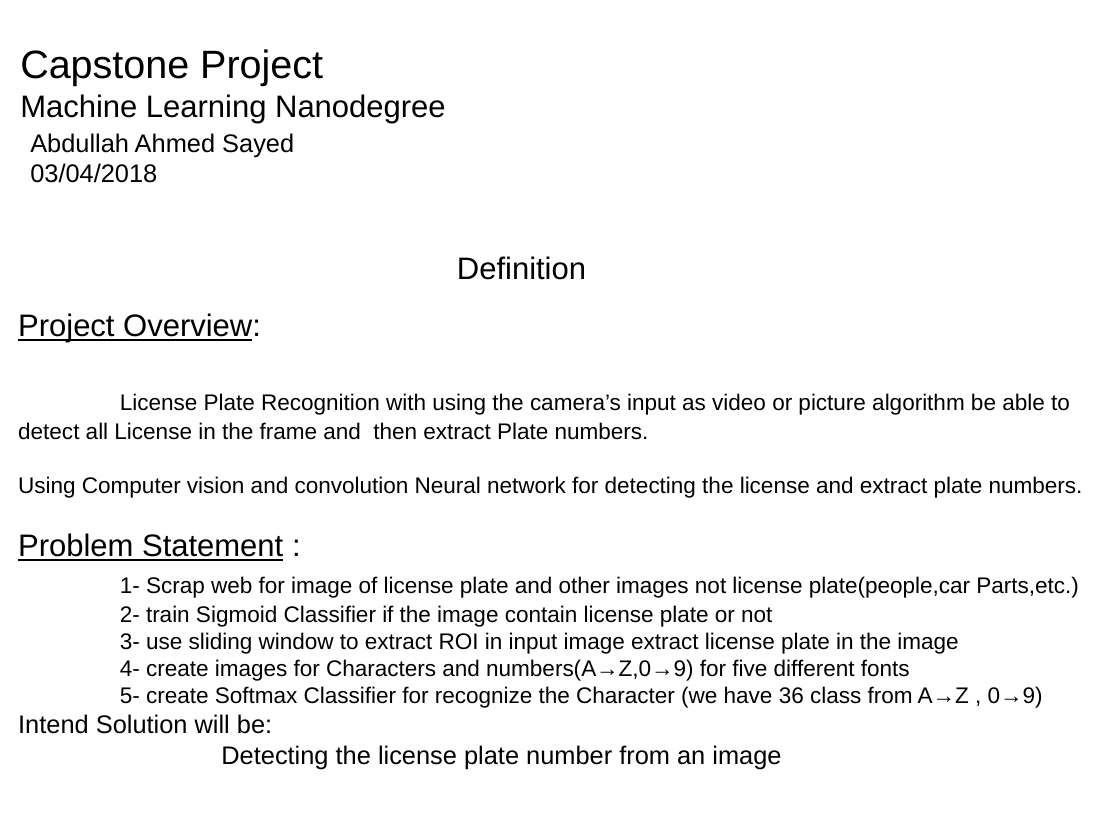
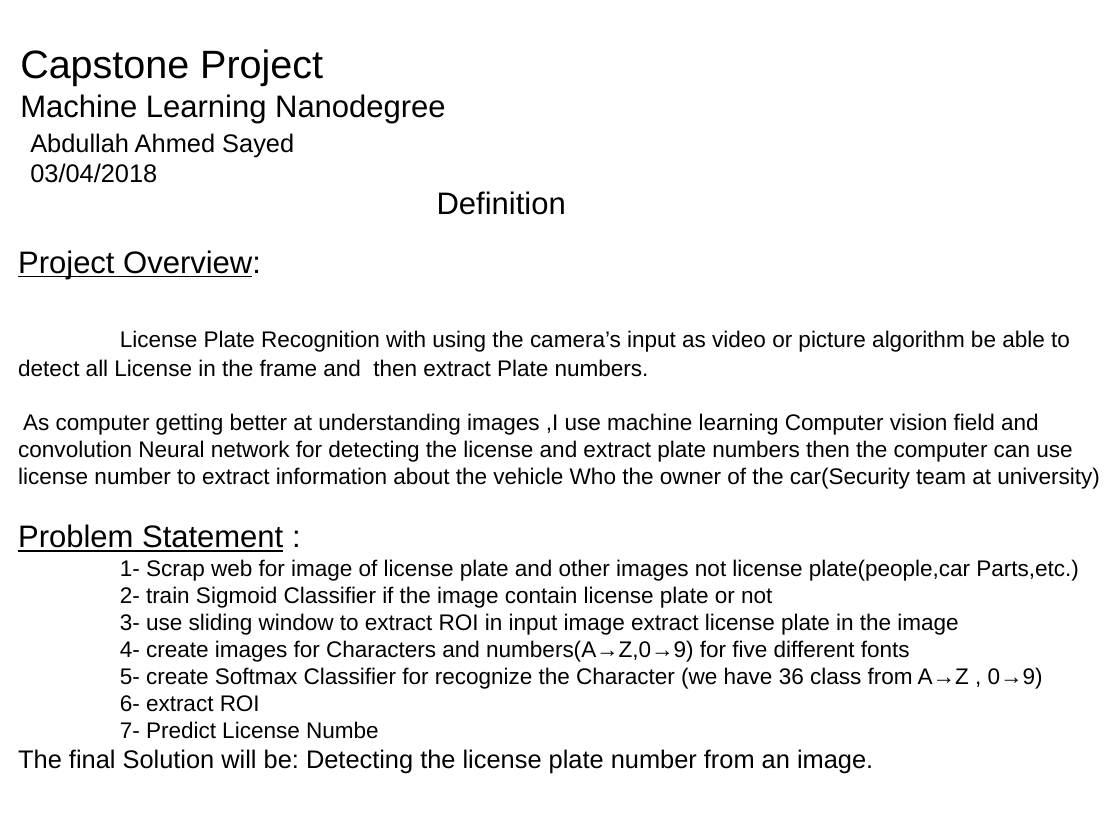
Before and after one commit to Gelboo/finalProject-LicencePlate-, a slide deck: slide 1 of project report.odp. Drawn at 1120x840 pixels with LibreOffice and Linux fonts; fonts in the diff are those of the drawing. Boxes give left, top, right and bottom in pixels: in the first picture for what was removed or moved away, otherwise in the second. Text is boxed around its words. In the diff, an @@ line names an element or a change of style, - is before the commit and + after.

```diff
--- a/project report.odp
+++ b/project report.odp
@@ text "Definition": place and size @@
-text "Definition" at box(457, 256, 586, 280)
+text "Definition" at box(437, 191, 566, 215)
@@ subtitle "Project Overview:": place and size @@
-subtitle "Project Overview:" at box(18, 313, 1083, 769)
+subtitle "Project Overview:" at box(18, 250, 1100, 774)
@@ subtitle at box(18, 413, 1100, 489): text changed @@
-Using Computer vision and convolution Neural network for detecting the license and extract plate numbers.
+As computer getting better at understanding images ,I use machine learning Computer vision field and convolution Neural network for detecting the license and extract plate numbers then the computer can use license number to extract information about the vehicle Who the owner of the car(Security team at university)
@@ subtitle at box(18, 695, 873, 774): text changed @@
-Intend Solution will be:
-Detecting the license plate number from an image
+6- extract ROI
+7- Predict License Numbe
+The final Solution will be: Detecting the license plate number from an image.
```
Also in this commit, not shown: 2 other slides changed, 10 slides added, 4 slides removed, 10 other files.
